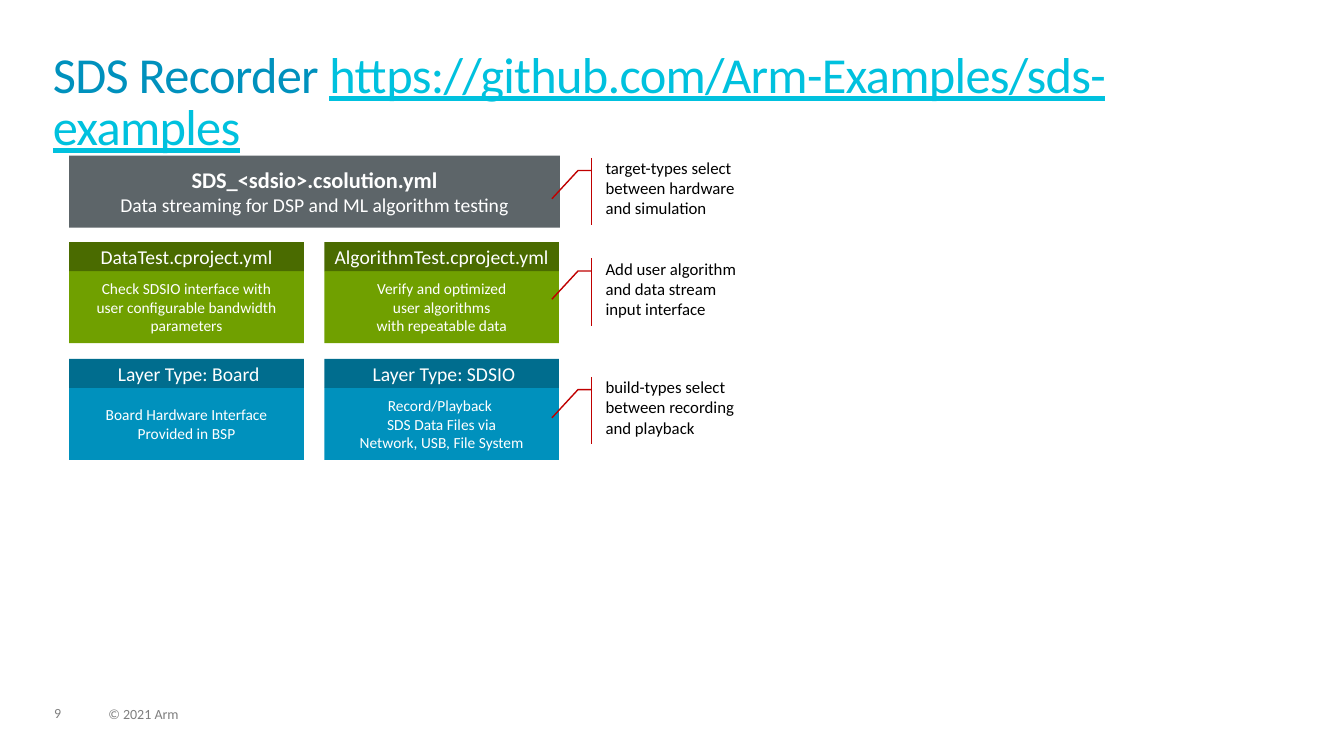
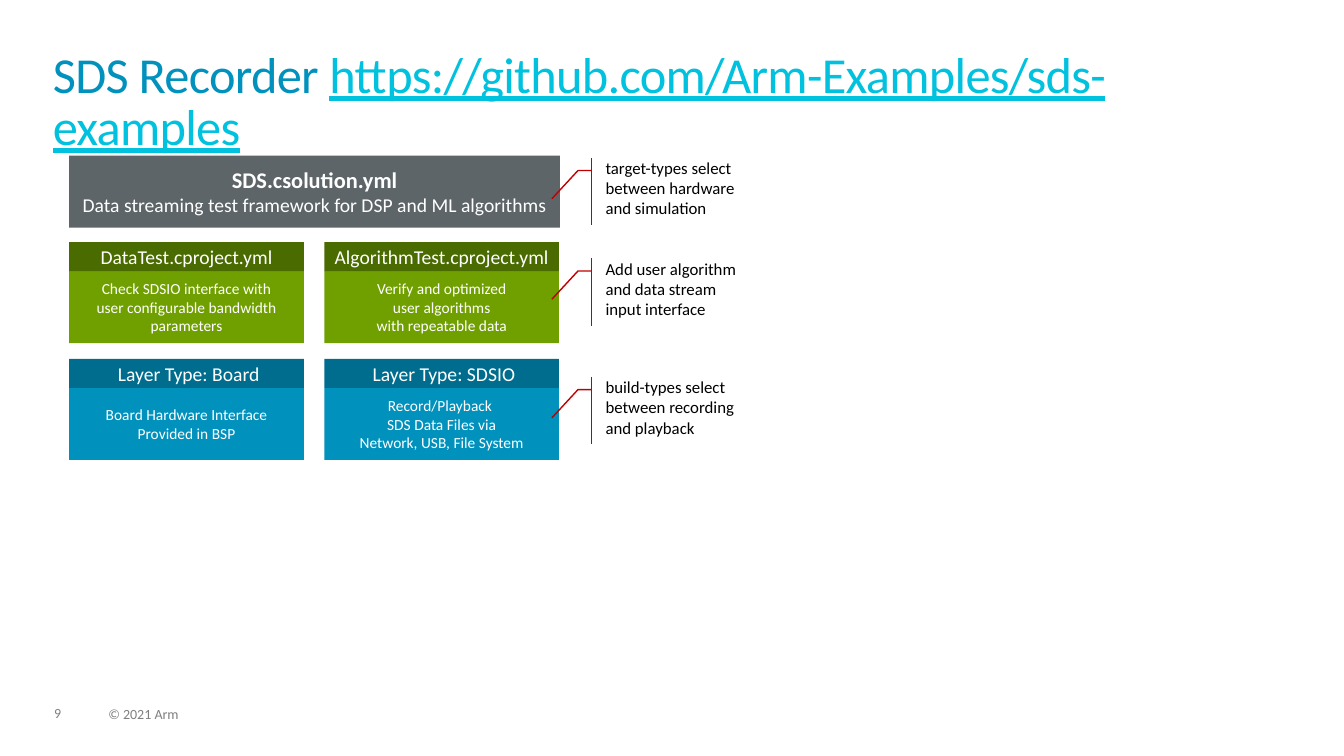
Before and after one commit to ARM-software/SDS-Framework, a slide deck: slide 9 of documentation/images/overview.pptx. Drawn at 1344x756 pixels with LibreOffice and Linux fonts; fonts in the diff are those of the drawing. Boxes give left, top, right and bottom in pixels: in the first picture for what was removed or moved away, otherwise in the second. Text is boxed around its words. In the diff, an @@ line names an element or a change of style, - is before the commit and + after.

```diff
--- a/documentation/images/overview.pptx
+++ b/documentation/images/overview.pptx
@@ text in rectangle at box(83, 172, 546, 216): text changed @@
-SDS_<sdsio>.csolution.yml
-Data streaming for DSP and ML algorithm testing
+SDS.csolution.yml
+Data streaming test framework for DSP and ML algorithms
```
Also in this commit, not shown: 15 other files.
